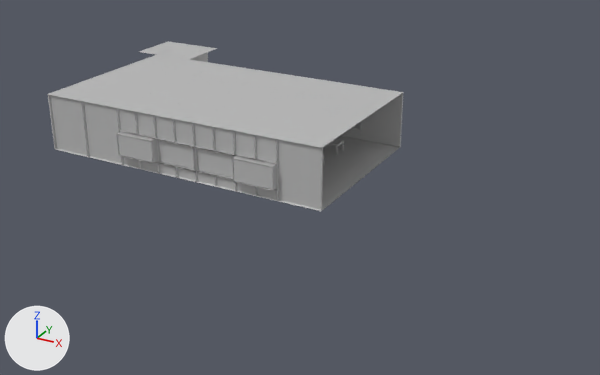
Renders of the FBX model Maya/scenes/export/ConsumerElectronics_01.fbx from each side of a commit.
Camera for both pictures: a 50 mm camera at (30.3, -45.6, 21.0) aimed at (5.6, -0.6, -1.5). Arrows for +X, +Y and +Z are at lower left; the lights stay in place. Where no turn or scale is listed for an object, it has been applied to the vertices. Vertices at the same position are counted once.

Names of what the first picture shows: 'WallComplete', 'WallComplete.001', 'WallComplete1', 'WallComplete1.001', 'WallComplete2', 'WallDisconnected1', 'WallDisconnected1.001', 'WallDisconnected2', 'WallDisconnected2.001', 'WallDisconnected3.001', 'WallDisconnected4.001', 'pPlane2', 'pPlane3', 'polySurface24.001', 'polySurface33.001'.
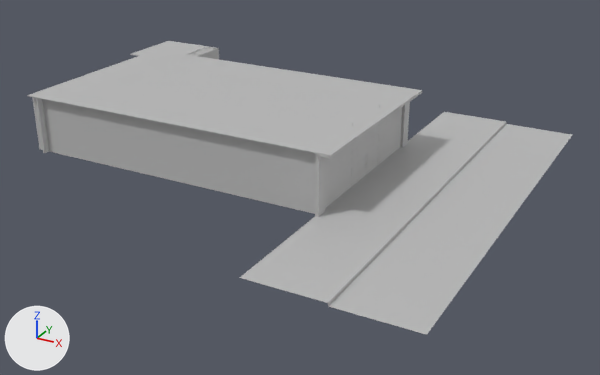
Where the newer file only moved an object's origin or applied its transform, the numbers keep the older frame.

The change, as a diff of the scene's bpy script:
```diff
--- a/Maya/scenes/export/ConsumerElectronics_01.fbx.py
+++ b/Maya/scenes/export/ConsumerElectronics_01.fbx.py
@@ me_mesh_071 @@
-me_mesh_071.from_pydata(...)  # 286 vertices, 252 faces; spans x -11.0..10.0, y -6.0..6.0, z 0.0
+me_mesh_071.from_pydata(...)  # 716 vertices, 714 faces; spans x -13.0..11.0, y -7.0..10.0, z -0.1..0.0
+# me_mesh_071 part 1: 430 vertices added at x -13.0..11.0, y -7.0..10.0, z -0.1..0.0
 me_mesh_071.materials.append(mat_lambert1)
@@ ob_walldisconnected3 @@
 ob_walldisconnected3 = bpy.data.objects.new('WallDisconnected3', me_mesh_003)
-ob_walldisconnected3.parent = ob_walle
+ob_walldisconnected3.parent = ob_wallw
 ob_walldisconnected3.location = (-200.0, 200.0, -594.3)
@@ ob_walldisconnected2 @@
 ob_walldisconnected2 = bpy.data.objects.new('WallDisconnected2', me_mesh_010)
-ob_walldisconnected2.parent = ob_walle
+ob_walldisconnected2.parent = ob_wallw
 ob_walldisconnected2.location = (100.0, 200.0, -594.3)
@@ ob_wallcomplete1 @@
 ob_wallcomplete1 = bpy.data.objects.new('WallComplete1', me_mesh_011)
-ob_wallcomplete1.parent = ob_walle
+ob_wallcomplete1.parent = ob_wallw
 ob_wallcomplete1.location = (-500.0, 300.0, -607.9)
@@ ob_wallcomplete @@
 ob_wallcomplete = bpy.data.objects.new('WallComplete', me_mesh_015)
-ob_wallcomplete.parent = ob_walle
+ob_wallcomplete.parent = ob_wallw
 ob_wallcomplete.location = (700.0, 300.0, -607.9)
@@ ob_walldisconnected1 @@
 ob_walldisconnected1 = bpy.data.objects.new('WallDisconnected1', me_mesh_002)
-ob_walldisconnected1.parent = ob_walle
+ob_walldisconnected1.parent = ob_wallw
 ob_walldisconnected1.location = (400.0, 200.0, -594.3)
@@ ob_polysurface24 @@
 ob_polysurface24 = bpy.data.objects.new('polySurface24', me_mesh_001)
-ob_polysurface24.parent = ob_walle
+ob_polysurface24.parent = ob_wallw
 ob_polysurface24.location = (400.0, 157.5, -616.5)
@@ ob_pplane3 @@
 ob_pplane3 = bpy.data.objects.new('pPlane3', me_mesh_071)
-ob_pplane3.location = (0.0, 0.0, 4.0)
+ob_pplane3.location = (0.0, 0.0, 4.05)
@@ ob_walldisconnected4 @@
 ob_walldisconnected4 = bpy.data.objects.new('WallDisconnected4', me_mesh_012)
-ob_walldisconnected4.parent = ob_walle
+ob_walldisconnected4.parent = ob_wallw
 ob_walldisconnected4.location = (-500.0, 200.0, -594.3)
@@ ob_pcube42 @@
+ob_pcube42 = bpy.data.objects.new('pCube42', me_mesh_162)  # 12 vertices, 10 faces; spans x -0.97..0.0, y -7.0..7.0, z -0.09..0.03; in mat_lambert1 (grey #bcbcbc)
+ob_pcube42.location = (11.0, 0.0, 3.95)
@@ ob_pcube36 @@
+ob_pcube36 = bpy.data.objects.new('pCube36', me_mesh_161)  # 228 vertices, 230 faces; spans x 0.0, y -6.0..6.0, z -2.0..2.0; in mat_glass (grey #bcbcbc)
+ob_pcube36.location = (10.0, 0.0, 2.0)
@@ ob_pcube57 @@
+ob_pcube57 = bpy.data.objects.new('pCube57', me_mesh_152)  # 84 vertices, 82 faces; spans x 0.0, y -117.0..117.0, z -201.0..-118.0; in mat_glass (grey #bcbcbc)
+ob_pcube57.parent = ob_walle
+ob_pcube57.location = (1000.0, 116.9, 0.0)
+ob_pcube57.rotation_euler = (0.0, 0.0, -3.142)  # degrees (0, 0, -180)
+ob_pcube57.scale = (-1.0, -1.0, -1.0)
@@ ob_pcube62 @@
+ob_pcube62 = bpy.data.objects.new('pCube62', me_mesh_165)  # 24 vertices, 12 faces; spans x -11.0..11.0, y -200.0..217.0, z -684.0..-596.0; in mat_lambert1 (grey #bcbcbc)
+ob_pcube62.parent = ob_walle
+ob_pcube62.location = (1010.0, 184.5, 0.0)
+ob_pcube62.rotation_euler = (0.0, 0.0, -3.142)  # degrees (0, 0, -180)
+ob_pcube62.scale = (-1.0, -1.0, -1.0)
@@ ob_pcube51 @@
+ob_pcube51 = bpy.data.objects.new('pCube51', me_mesh_150)  # 84 vertices, 82 faces; spans x 0.0, y 0.0..1.17, z -1.16..1.17; in mat_glass (grey #bcbcbc)
+ob_pcube51.location = (10.0, 0.0, 1.17)
@@ ob_pplane6 @@
+ob_pplane6 = bpy.data.objects.new('pPlane6', me_mesh_143)  # 372 vertices, 330 faces; spans x 0.0..10.0, y -15.0..15.0, z -0.2..0.0; in mat_lambert1 (grey #bcbcbc)
+ob_pplane6.location = (10.0, 0.0, 0.0)
@@ ob_pcube61 @@
+ob_pcube61 = bpy.data.objects.new('pCube61', me_mesh_164)  # 24 vertices, 12 faces; spans x -0.11..0.11, y 5.96..6.84, z -2.0..2.17; in mat_lambert1 (grey #bcbcbc)
+ob_pcube61.location = (10.1, 0.0, 1.85)
@@ ob_pcube60 @@
+ob_pcube60 = bpy.data.objects.new('pCube60', me_mesh_163)  # 28 vertices, 26 faces; spans x 0.0, y -2.02..2.02, z -0.97..0.7; in mat_glass (grey #bcbcbc)
+ob_pcube60.location = (10.0, 0.0, 3.32)
@@ ob_pcube46 @@
+ob_pcube46 = bpy.data.objects.new('pCube46', me_mesh_148)  # 84 vertices, 82 faces; spans x 0.0, y 1.18..2.01, z -1.17..1.17; in mat_glass (grey #bcbcbc)
+ob_pcube46.location = (10.0, 0.0, 1.17)
@@ ob_polysurface50 @@
+ob_polysurface50 = bpy.data.objects.new('polySurface50', me_mesh_047_1)  # 230 vertices, 228 faces; spans x -13.0..10.0, y -0.1..3.5, z -2.0..2.0; in mat_lambert1 (grey #bcbcbc)
+ob_polysurface50.location = (0.0, 6.7, 2.0)
@@ ob_pcube56 @@
+ob_pcube56 = bpy.data.objects.new('pCube56', me_mesh_151)  # 84 vertices, 82 faces; spans x 0.0, y -116.0..117.0, z -117.0..0.0; in mat_glass (grey #bcbcbc)
+ob_pcube56.parent = ob_walle
+ob_pcube56.location = (1000.0, 116.9, -0.315)
+ob_pcube56.rotation_euler = (0.0, 0.0, -3.142)  # degrees (0, 0, -180)
+ob_pcube56.scale = (-1.0, -1.0, -1.0)
@@ ob_pcube29 @@
+ob_pcube29 = bpy.data.objects.new('pCube29', me_mesh_048_1)  # 160 vertices, 158 faces; spans x -0.05..0.05, y -8.0..6.93, z -2.0..2.0; in mat_lambert1 (grey #bcbcbc)
+ob_pcube29.location = (-11.15, 1.0, 2.0)
@@ ob_polysurface51 @@
+ob_polysurface51 = bpy.data.objects.new('polySurface51', me_mesh_049_1)  # 230 vertices, 228 faces; spans x -12.0..10.0, y -0.1..0.0, z -2.0..2.0; in mat_lambert1 (grey #bcbcbc)
+ob_polysurface51.location = (0.0, -6.46, 2.0)
```

Pixel boxes (x1, y1, x2, y2) of what changed, in the pictures (600 x 375 px):
'pPlane6', added: after (240, 112, 572, 335)
'pPlane3', reshaped, moved (12% wider, 25% taller): before (50, 55, 402, 147); after (27, 41, 422, 156)
'polySurface51', added: after (32, 97, 316, 214)
'pCube36', added: after (325, 108, 402, 208)
'WallComplete', moved (not visible afterwards): before (361, 86, 403, 147)
'pCube62', added: after (315, 156, 326, 217)
'pCube29', added: after (36, 98, 49, 153)
'pCube61', added: after (400, 102, 410, 148)
'pCube56', added: after (357, 143, 366, 180)
'pCube51', added: after (365, 139, 373, 175)
'polySurface50', added: after (173, 41, 219, 60)
'pCube42', added: after (315, 91, 422, 158)
'pCube60', added: after (353, 124, 379, 151)
'pCube57', added: after (352, 149, 358, 186)
'WallDisconnected1', moved (not visible afterwards): before (326, 80, 363, 140)
'pCube46', added: after (372, 133, 379, 170)
'polySurface24', moved (not visible afterwards): before (352, 122, 361, 129)
'WallDisconnected2', moved (not visible afterwards): before (290, 75, 326, 81)
'WallDisconnected3', moved (not visible afterwards): before (254, 69, 288, 75)
'WallDisconnected4', moved (not visible afterwards): before (221, 64, 254, 70)
'WallComplete1', moved (not visible afterwards): before (189, 59, 221, 65)
part 1 of me_mesh_071, added: after (27, 41, 422, 156)
'WallComplete.001', unchanged, covered by the edit: before (277, 139, 323, 211)
'pPlane2', unchanged, covered by the edit: before (57, 136, 400, 210)
'WallComplete1.001', unchanged, covered by the edit: before (82, 101, 122, 165)
'WallComplete2', unchanged, covered by the edit: before (48, 94, 88, 157)
